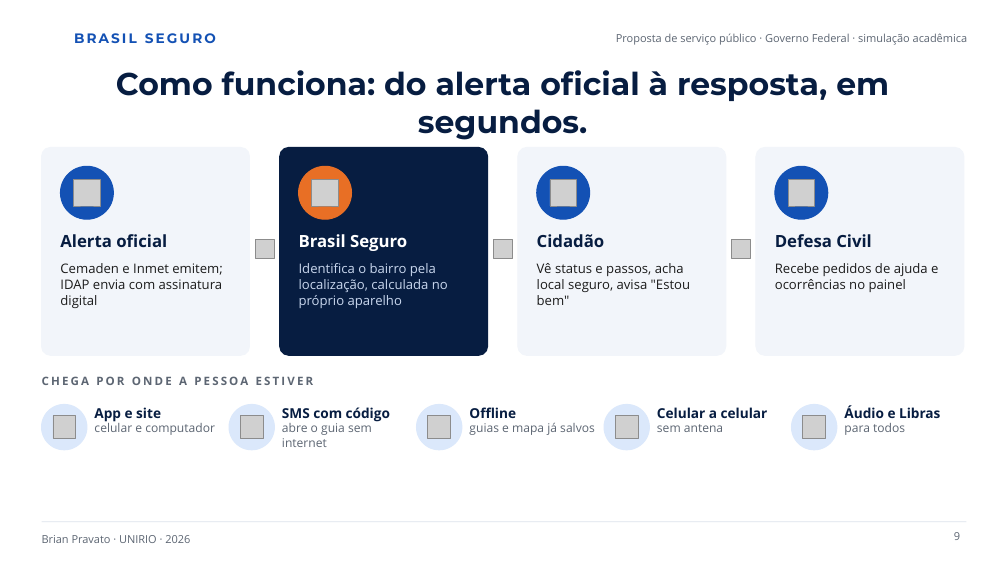
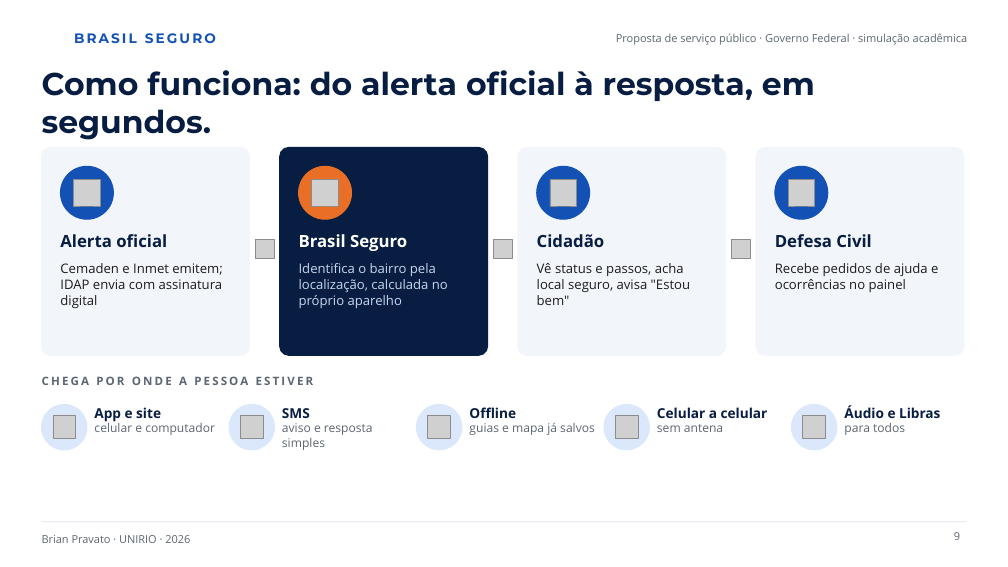
Before and after one commit to kbrianps/brasil-seguro, a slide deck: slide 9 of brasil-seguro.pptx. Drawn at 1008x567 pixels with LibreOffice and Linux fonts; fonts in the diff are those of the drawing; grey boxes stand for pictures; background and template pictures are left out. Boxes give left, top, right and bottom in pixels: in the first picture for what was removed or moved away, otherwise in the second. Text is boxed around its words. In the diff, an @@ line names an element or a change of style, - is before the commit and + after.

```diff
--- a/brasil-seguro.pptx
+++ b/brasil-seguro.pptx
@@ title "Como funciona: do alerta oficial ..." at (x1=42, y1=70, x2=815, y2=140): alignment centre to left @@
@@ text at (x1=282, y1=408, x2=373, y2=450): text changed @@
-SMS com código
-abre o guia sem internet
+SMS
+aviso e resposta simples
```
Also in this commit, not shown: 13 other slides changed, 1 slide added, 2 other files.
